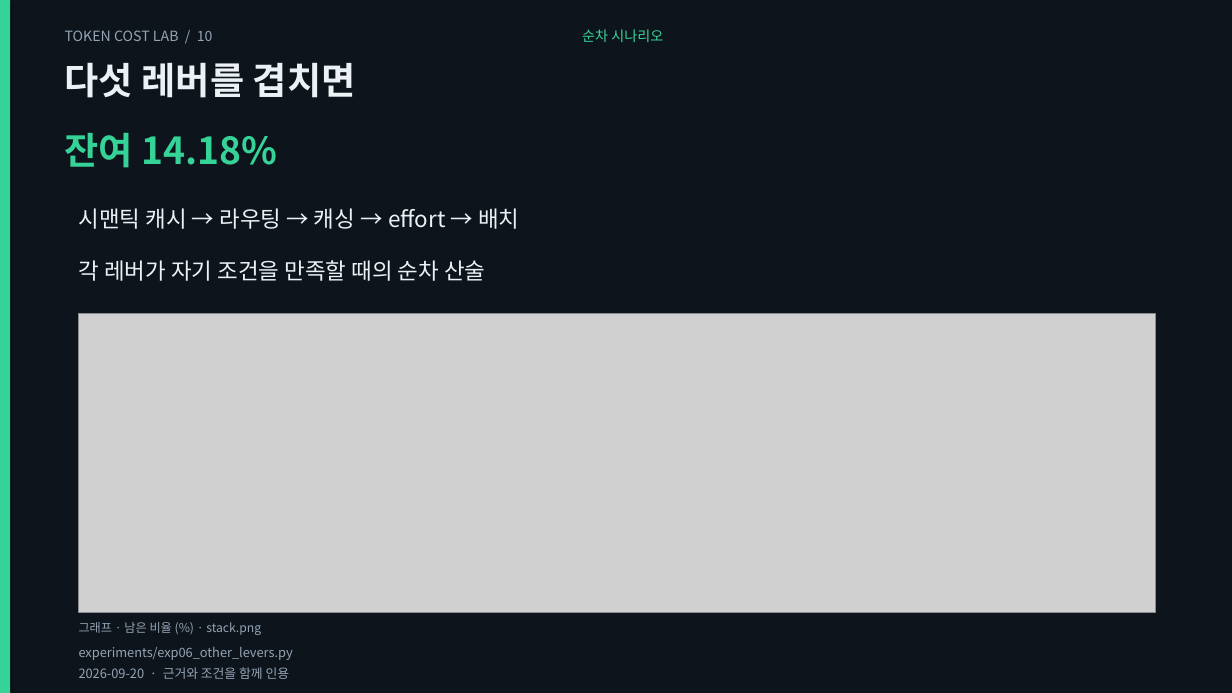
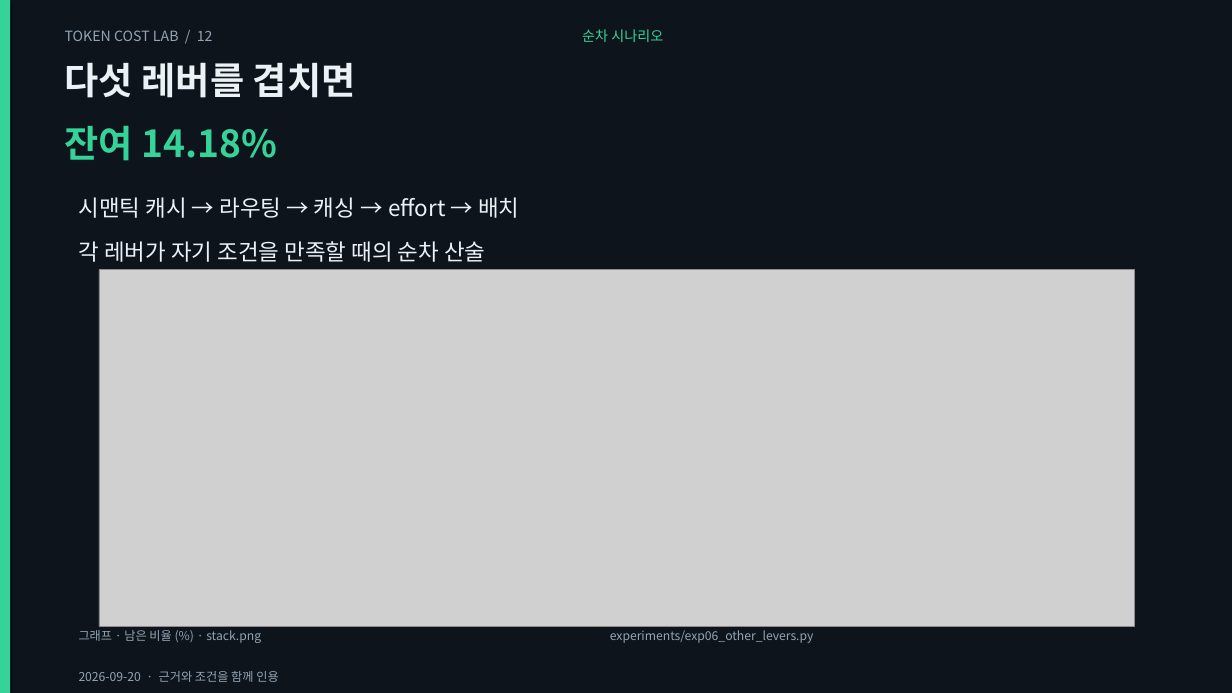
Before and after one commit to giyeop-cody/token-cost-lab, a slide deck: slide 12 of presentation/token_cost_bonus.pptx (slide 10 before the commit). Drawn at 1232x693 pixels with LibreOffice and Linux fonts; fonts in the diff are those of the drawing; grey boxes stand for pictures. Boxes give left, top, right and bottom in pixels: in the first picture for what was removed or moved away, otherwise in the second. Text is boxed around its words. In the diff, an @@ line names an element or a change of style, - is before the commit and + after.

Commit message:
feat: rebuild the decks as a visual talk — bigger charts, price table, section dividers
그래프를 슬라이드 전폭·전고로 키우고, 단가 표 슬라이드와 구간 표지를 넣어
발표 흐름(01 언어 → 02 출력·추론 → 03 캐시·컨텍스트 → 04 사례·적용)을 만들었다.

- 그래프 11종으로 확대: 추가 3종
  · monthly  워크플로 A/B 월 청구서(월 1,760건, 모델 6종) — B가 -64~-69%
  · cache_hit 캐시 적중률별 100콜 비용 곡선 + 손익분기 22.0%
  · usage_mix 20턴 세션 토큰 구성 — 이력 재전송 75.1%, 생성은 2.3%
  tokenizer 차트는 영어=1.00 기준 4개 가로 막대로 재작성(넓은 화면에서 읽히게)
- 단가 표 슬라이드: lab/pricing.py에서 셀을 직접 생성(모델·입력·출력·출력÷입력·캐시 읽기)
- 구간 표지 5종(01~04 + 심화). 렌더러에 divider/table 레이아웃 추가
- 덱 구성: 통합 44 · 본편 34 · 보너스 16 · 에이전트 23 · 케이스 15장
  차트 33장 · 표 2장 · 표지 5장. stack 차트와 중복되는 텍스트 슬라이드는 제거
- 검증: 표 셀 대조(단가 스냅샷) · 모든 차트가 덱에서 실제 사용되는지 · 표지에도 멘트·노트 요구
  · 월 청구서/캐시 곡선/토큰 구성의 재계산 대조 — 테스트 120 (신규 3)
- 문서: presentation/README(그래프 표), RETIRED(장수·재주장 17), REASSERTED·CORRECTIONS 동기화

```diff
--- a/presentation/token_cost_bonus.pptx
+++ b/presentation/token_cost_bonus.pptx
@@ text at box(65, 30, 213, 41): text changed @@
-TOKEN COST LAB / 10
+TOKEN COST LAB / 12
@@ text "잔여 14.18%": place and size @@
-text "잔여 14.18%" at box(65, 132, 278, 168)
+text "잔여 14.18%" at box(65, 125, 278, 161)
@@ text "시맨틱 캐시 → 라우팅 → ...": place and size @@
-text "시맨틱 캐시 → 라우팅 → ..." at box(79, 208, 519, 229)
+text "시맨틱 캐시 → 라우팅 → ..." at box(79, 197, 519, 218)
@@ text "각 레버가 자기 조건을 만족할 ...": place and size @@
-text "각 레버가 자기 조건을 만족할 ..." at box(79, 260, 485, 281)
+text "각 레버가 자기 조건을 만족할 ..." at box(79, 241, 485, 262)
@@ picture: place and size @@
-picture at box(79, 313, 1155, 613)
+picture at box(99, 270, 1135, 627)
@@ text "그래프 · 남은 비율 (%) ...": place and size @@
-text "그래프 · 남은 비율 (%) ..." at box(79, 622, 261, 635)
+text "그래프 · 남은 비율 (%) ..." at box(79, 630, 261, 643)
@@ text "experiments/exp06_other_levers.py" at box(610, 630, 814, 643): size 10 to 9.5 pt @@
@@ text "experiments/exp06_other_levers.py": place and size @@
-text "experiments/exp06_other_levers.py" at box(79, 647, 293, 660)
+text "experiments/exp06_other_levers.py" at box(610, 630, 814, 643)
@@ text "2026-09-20 · 근거와 조건을 함께 ..." at box(79, 671, 278, 682): size 10 to 9.5 pt @@
```
Also in this commit, not shown: 12 other slides changed, 3 slides added, 1 slide removed, 37 other files.
